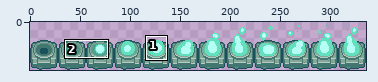
Two versions of one sprite sheet, assets/images/sconce.png. Above, an overview of the earlier version with the close-up marked.
Close-up. As it was:
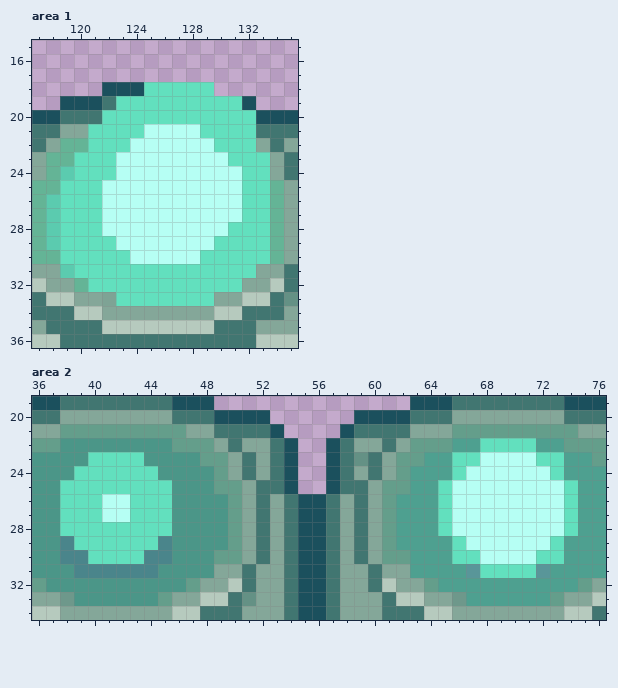
The file is 336x48 pixels. Colours within 5 levels of each other are drawn and written as one. Shown: area 1: x 117..135, y 15..36; area 2: x 36..76, y 19..34. The commit also changed other parts of the picture, which this record leaves out.
After the commit:
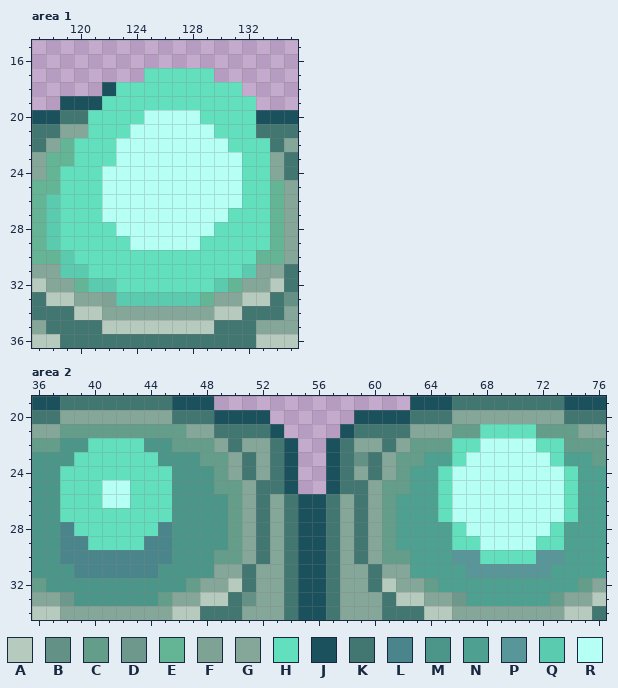
Palette (. is transparent): A #b6cabe  B #649185  C #649e8b  D #6e988b  E #64b496  F #7ea395  G #84a799  H #62e0be  J #1b505d  K #417671  L #4a858b  M #4b9688  N #4ea090  P #599699  Q #5bcbaf  R #b6fff4
Changes in this commit:
Area 1:
Colour E replaces colour H in row 30 at x 133; in row 32 at x 131; in row 33 at x 129.
Colour H is added in row 17 at x 125 to 129; in row 18 at x 130 to 131.
Colour H replaces colour E in row 22 at x 120.
Colour H replaces colour G in row 22 at x 133.
Colour H replaces colour J in row 18 at x 123 to 124; in row 19 at x 132.
Colour H replaces colour K in row 19 at x 122; in row 20 at x 121.
Colour H replaces colour Q in row 24 at x 119.
Colour H replaces colour R in row 27 at x 131; in row 28 at x 122 and 130; in row 29 at x 123 and 129; in row 30 at x 124 to 128.
Colour Q replaces colour H in row 30 at x 119; in row 31 at x 120 and 132; in row 32 at x 121 to 122 and 130; in row 33 at x 123 to 128.
Colour R replaces colour H in row 20 at x 125 to 128; in row 21 at x 124 and 129; in row 22 at x 123 and 130; in row 23 at x 131; in row 24 at x 122.
Area 2:
Colour H replaces colour C in row 21 at x 68 to 71.
Colour H replaces colour M in row 22 at x 40 to 43; in row 23 at x 39 and 44; in row 24 at x 38 and 45.
Colour H replaces colour N in row 22 at x 66 to 67 and 72 to 73; in row 24 at x 65 and 74.
Colour H replaces colour R in row 27 at x 41 to 42; in row 28 at x 66 and 73; in row 29 at x 67 and 72; in row 30 at x 68 to 71.
Colour L replaces colour H in row 28 at x 38 and 45; in row 29 at x 39 and 44; in row 30 at x 40 to 43.
Colour N replaces colour H in row 28 at x 65 and 74.
Colour P replaces colour H in row 30 at x 66 to 67 and 72 to 73; in row 31 at x 68 to 71.
Colour R replaces colour H in row 22 at x 68 to 71; in row 23 at x 67 and 72; in row 24 at x 66 and 73; in row 25 at x 41 to 42.
Boxes around the changes in both close-ups, in picture pixels (x1, y1, x2, y2):
changed: (60, 68, 270, 306)
changed: (438, 424, 578, 480)
changed: (60, 438, 172, 564)
changed: (438, 522, 578, 578)
